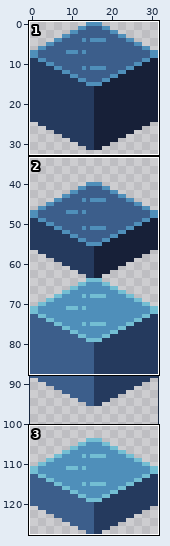
Pixel-art file, stored at assets/img/water.aseprite. The picture above shows the old version from afar; the outline marks the close-up.
Close-up. Before the commit:
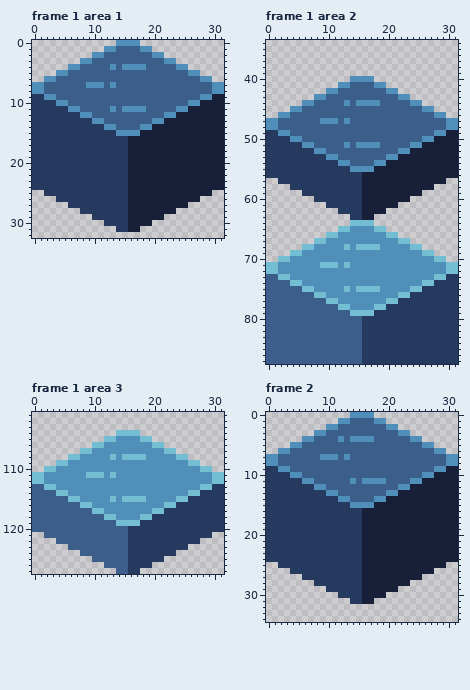
32x128 pixels, 5 frames. Shown: frame 1 area 1: x 0..31, y 0..32; frame 1 area 2: x 0..31, y 34..87; frame 1 area 3: x 0..31, y 101..127; frame 2: x 0..31, y 0..34. The commit also changed other frames or places, which this record leaves out.
The same view after the edit:
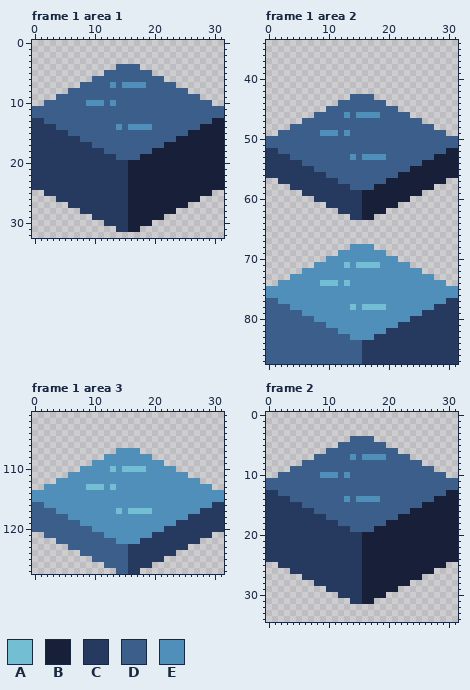
Palette (. is transparent): A #73bed3  B #172038  C #253a5e  D #3c5e8b  E #4f8fba
Diff:
layer "Border" removed
Frame 1 area 1:
y 0: x 14..17 EEEE -> ....
y 1: x 12..19 EEDDDDEE -> ........
y 2: x 10..21 EEDDDDDDDDEE -> ............
y 3: x 8..23 EEDDDDDDDDDDDDEE -> ................
y 4: x 6..13 EEDDDDDE -> ........; x 15..25 EEEEDDDDDEE -> DDD........
y 5: x 4..11 EEDDDDDD -> ........; x 20..27 DDDDDDEE -> ........
y 6: x 2..9 EEDDDDDD -> ........; x 22..29 DDDDDDEE -> ........
y 7: x 0..7 EEDDDDDD -> ........; x 9..11 EEE -> DDD; x 15..18 DDDD -> EEEE; x 24..31 DDDDDDEE -> ........
y 8: x 0..5 EEDDDD -> ......; x 26..31 DDDDEE -> ......
y 9: x 0..3 CCEE -> ....; x 28..31 EEBB -> ....
y 10: x 0..5 CCCCEE -> ..DDDD; x 9..11 DDD -> EEE; x 13 D -> E; x 26..31 EEBBBB -> DDDD..
y 11: x 0..7 CCCCCCEE -> DDDDDDDD; x 13 E -> D; x 15..18 EEEE -> DDDD; x 24..31 EEBBBBBB -> DDDDDDDD
y 12: x 0..9 CCCCCCCCEE -> DDDDDDDDDD; x 22..31 EEBBBBBBBB -> DDDDDDDDDD
y 13: x 2..11 CCCCCCCCEE -> DDDDDDDDDD; x 20..29 EEBBBBBBBB -> DDDDDDDDDD
y 14: x 4..14 CCCCCCCCEED -> DDDDDDDDDDE; x 16..17 DD -> EE; x 20..27 BBBBBBBB -> DDDDDDDD
y 15: x 6..25 CCCCCCCCEEEEBBBBBBBB -> DDDDDDDDDDDDDDDDDDDD
y 16: x 8..23 CCCCCCCCBBBBBBBB -> DDDDDDDDDDDDDDDD
y 17: x 10..21 CCCCCCBBBBBB -> DDDDDDDDDDDD
y 18: x 12..19 CCCCBBBB -> DDDDDDDD
y 19: x 14..17 CCBB -> DDDD
Frame 1 area 2:
y 40: x 14..17 EEEE -> ....
y 41: x 12..19 EEDDDDEE -> ........
y 42: x 10..21 EEDDDDDDDDEE -> ............
y 43: x 8..13 EEDDDD -> ......; x 18..23 DDDDEE -> ......
y 44: x 6..11 EEDDDD -> ......; x 13 E -> D; x 15..18 EEEE -> DDDD; x 20..25 DDDDEE -> ......
y 45: x 4..9 EEDDDD -> ......; x 22..27 DDDDEE -> ......
y 46: x 2..7 EEDDDD -> ......; x 13 D -> E; x 15..18 DDDD -> EEEE; x 24..29 DDDDEE -> ......
y 47: x 0..5 EEDDDD -> ......; x 9..11 EEE -> DDD; x 13 E -> D; x 26..31 DDDDEE -> ......
y 48: x 0..3 EEDD -> ....; x 28..31 DDEE -> ....
y 49: x 0..3 CCEE -> ..DD; x 9..11 DDD -> EEE; x 13 D -> E; x 28..31 EEBB -> DD..
y 50: x 0..5 CCCCEE -> DDDDDD; x 26..31 EEBBBB -> DDDDDD
y 51: x 0..7 CCCCCCEE -> DDDDDDDD; x 13 E -> D; x 15..18 EEEE -> DDDD; x 24..31 EEBBBBBB -> DDDDDDDD
y 52: x 2..9 CCCCCCEE -> DDDDDDDD; x 22..29 EEBBBBBB -> DDDDDDDD
y 53: x 4..11 CCCCCCEE -> DDDDDDDD; x 14 D -> E; x 16..27 DDDDEEBBBBBB -> EEEEDDDDDDDD
y 54: x 6..13 CCCCCCEE -> DDDDDDDD; x 18..25 EEBBBBBB -> DDDDDDDD
y 55: x 8..23 CCCCCCEEEEBBBBBB -> DDDDDDDDDDDDDDDD
y 56: x 10..21 CCCCCCBBBBBB -> DDDDDDDDDDDD
y 57: x 12..19 CCCCBBBB -> DDDDDDDD
y 58: x 14..17 CCBB -> DDDD
y 64: x 14..17 AAAA -> ....
y 65: x 12..19 AAEEEEAA -> ........
y 66: x 10..21 AAEEEEEEEEAA -> ............
y 67: x 8..23 AAEEEEEEEEEEEEAA -> ................
y 68: x 6..13 AAEEEEEA -> ........; x 15..25 AAAAEEEEEAA -> EEE........
y 69: x 4..11 AAEEEEEE -> ........; x 20..27 EEEEEEAA -> ........
y 70: x 2..9 AAEEEEEE -> ........; x 22..29 EEEEEEAA -> ........
y 71: x 0..7 AAEEEEEE -> ........; x 9..11 AAA -> EEE; x 15..18 EEEE -> AAAA; x 24..31 EEEEEEAA -> ........
y 72: x 0..5 AAEEEE -> ......; x 26..31 EEEEAA -> ......
y 73: x 0..3 DDAA -> ....; x 28..31 AACC -> ....
y 74: x 0..5 DDDDAA -> ..EEEE; x 9..11 EEE -> AAA; x 13 E -> A; x 26..31 AACCCC -> EEEE..
y 75: x 0..7 DDDDDDAA -> EEEEEEEE; x 13 A -> E; x 15..18 AAAA -> EEEE; x 24..31 AACCCCCC -> EEEEEEEE
y 76: x 0..9 DDDDDDDDAA -> EEEEEEEEEE; x 22..31 AACCCCCCCC -> EEEEEEEEEE
y 77: x 2..11 DDDDDDDDAA -> EEEEEEEEEE; x 20..29 AACCCCCCCC -> EEEEEEEEEE
y 78: x 4..14 DDDDDDDDAAE -> EEEEEEEEEEA; x 16..17 EE -> AA; x 20..27 CCCCCCCC -> EEEEEEEE
y 79: x 6..25 DDDDDDDDAAAACCCCCCCC -> EEEEEEEEEEEEEEEEEEEE
y 80: x 8..23 DDDDDDDDCCCCCCCC -> EEEEEEEEEEEEEEEE
y 81: x 10..21 DDDDDDCCCCCC -> EEEEEEEEEEEE
y 82: x 12..19 DDDDCCCC -> EEEEEEEE
y 83: x 14..17 DDCC -> EEEE
Frame 1 area 3:
y 104: x 14..17 AAAA -> ....
y 105: x 12..19 AAEEEEAA -> ........
y 106: x 10..21 AAEEEEEEEEAA -> ............
y 107: x 8..13 AAEEEE -> ......; x 18..23 EEEEAA -> ......
y 108: x 6..11 AAEEEE -> ......; x 13 A -> E; x 15..18 AAAA -> EEEE; x 20..25 EEEEAA -> ......
y 109: x 4..9 AAEEEE -> ......; x 22..27 EEEEAA -> ......
y 110: x 2..7 AAEEEE -> ......; x 13 E -> A; x 15..18 EEEE -> AAAA; x 24..29 EEEEAA -> ......
y 111: x 0..5 AAEEEE -> ......; x 9..11 AAA -> EEE; x 13 A -> E; x 26..31 EEEEAA -> ......
y 112: x 0..3 AAEE -> ....; x 28..31 EEAA -> ....
y 113: x 0..3 DDAA -> ..EE; x 9..11 EEE -> AAA; x 13 E -> A; x 28..31 AACC -> EE..
y 114: x 0..5 DDDDAA -> EEEEEE; x 26..31 AACCCC -> EEEEEE
y 115: x 0..7 DDDDDDAA -> EEEEEEEE; x 13 A -> E; x 15..18 AAAA -> EEEE; x 24..31 AACCCCCC -> EEEEEEEE
y 116: x 2..9 DDDDDDAA -> EEEEEEEE; x 22..29 AACCCCCC -> EEEEEEEE
y 117: x 4..11 DDDDDDAA -> EEEEEEEE; x 14 E -> A; x 16..27 EEEEAACCCCCC -> AAAAEEEEEEEE
y 118: x 6..13 DDDDDDAA -> EEEEEEEE; x 18..25 AACCCCCC -> EEEEEEEE
y 119: x 8..23 DDDDDDAAAACCCCCC -> EEEEEEEEEEEEEEEE
y 120: x 10..21 DDDDDDCCCCCC -> EEEEEEEEEEEE
y 121: x 12..19 DDDDCCCC -> EEEEEEEE
y 122: x 14..17 DDCC -> EEEE
Frame 2:
y 0: x 14..17 EEEE -> ....
y 1: x 12..19 EEDDDDEE -> ........
y 2: x 10..21 EEDDDDDDDDEE -> ............
y 3: x 8..23 EEDDDDDDDDDDDDEE -> ................
y 4: x 6..25 EEDDDDEDEEEEDDDDDDEE -> ........DDDD........
y 5: x 4..11 EEDDDDDD -> ........; x 20..27 DDDDDDEE -> ........
y 6: x 2..9 EEDDDDDD -> ........; x 22..29 DDDDDDEE -> ........
y 7: x 0..7 EEDDDDDD -> ........; x 9..11 EEE -> DDD; x 13..14 ED -> DE; x 16..19 DDDD -> EEEE; x 24..31 DDDDDDEE -> ........
y 8: x 0..5 EEDDDD -> ......; x 26..31 DDDDEE -> ......
y 9: x 0..3 CCEE -> ....; x 28..31 EEBB -> ....
y 10: x 0..5 CCCCEE -> ..DDDD; x 9..11 DDD -> EEE; x 13 D -> E; x 26..31 EEBBBB -> DDDD..
y 11: x 0..7 CCCCCCEE -> DDDDDDDD; x 14 E -> D; x 16..19 EEEE -> DDDD; x 24..31 EEBBBBBB -> DDDDDDDD
y 12: x 0..9 CCCCCCCCEE -> DDDDDDDDDD; x 22..31 EEBBBBBBBB -> DDDDDDDDDD
y 13: x 2..11 CCCCCCCCEE -> DDDDDDDDDD; x 20..29 EEBBBBBBBB -> DDDDDDDDDD
y 14: x 4..12 CCCCCCCCE -> DDDDDDDDD; x 15..17 DDD -> EEE; x 19..27 EBBBBBBBB -> DDDDDDDDD
y 15: x 6..25 CCCCCCCCEEEEBBBBBBBB -> DDDDDDDDDDDDDDDDDDDD
y 16: x 8..23 CCCCCCCCBBBBBBBB -> DDDDDDDDDDDDDDDD
y 17: x 10..21 CCCCCCBBBBBB -> DDDDDDDDDDDD
y 18: x 12..19 CCCCBBBB -> DDDDDDDD
y 19: x 14..17 CCBB -> DDDD
Boxes around the changes in both close-ups, in picture pixels (x1, y1, x2, y2):
changed: (32, 40, 224, 160)
changed: (266, 76, 458, 190)
changed: (266, 220, 458, 340)
changed: (32, 430, 224, 544)
changed: (266, 412, 458, 532)
